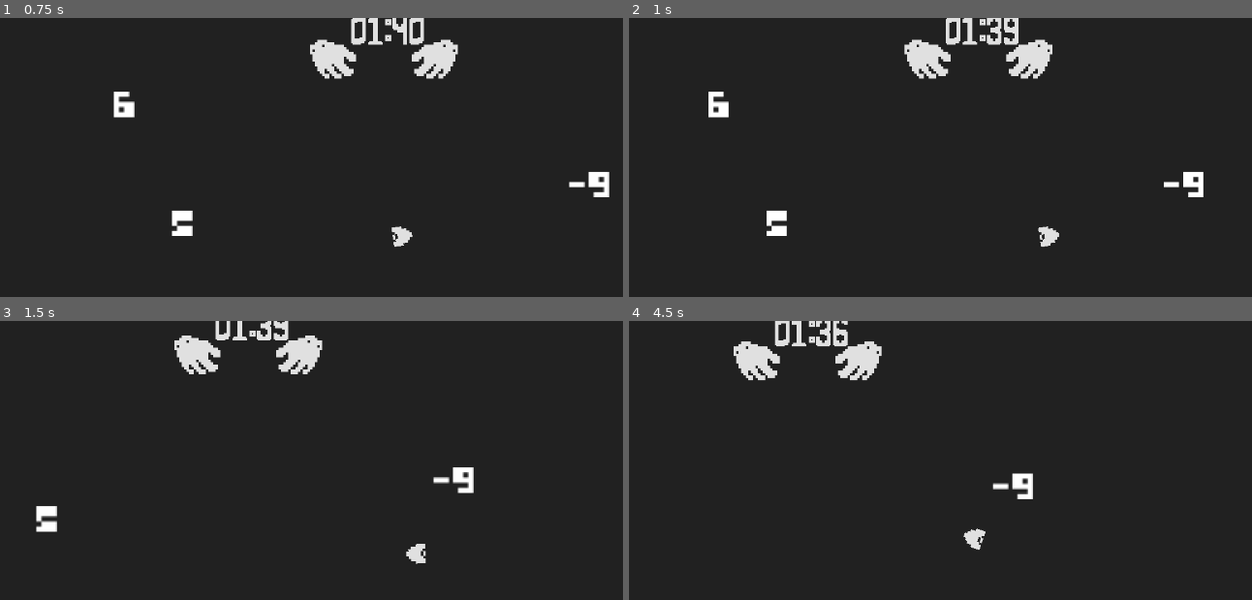
Above: before the commit, frames 1-4 (two rows, left to right).
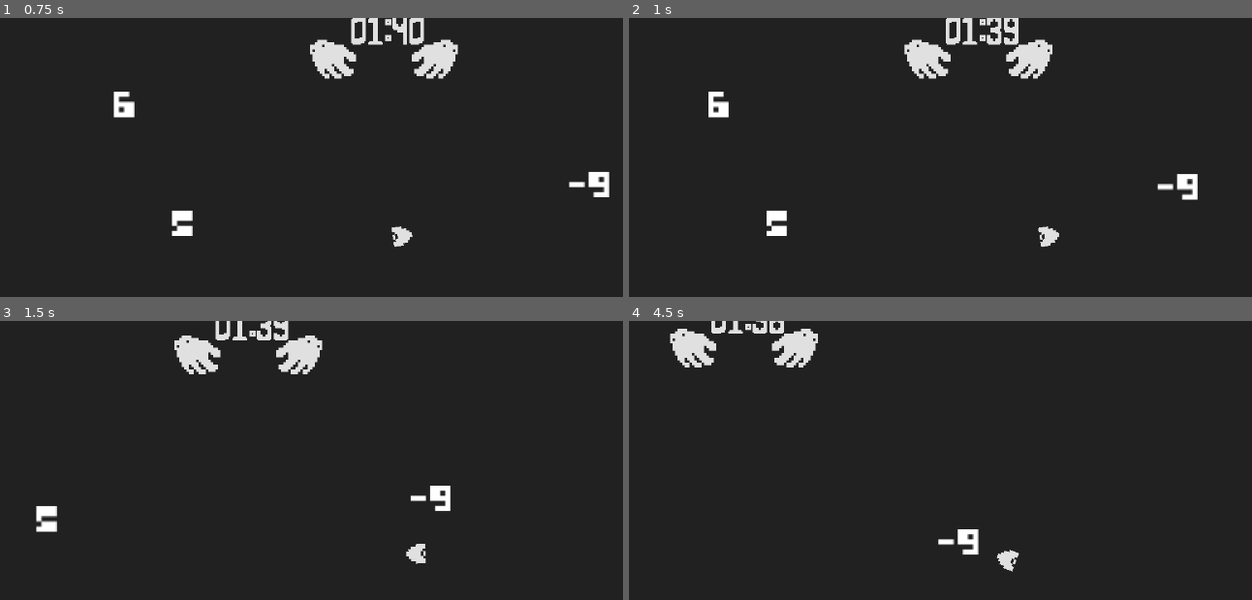
Above: after the commit, the same moments.

Repository: martinvasquez1/gmtk-2026
Game: Godot game, scene res://scenes/main.tscn
The game is run twice, just before and just after one commit, with the same random seed, the same clock (stepped at 60 frames per second) and the same inputs.
Inputs (mouse positions are in pixels of both pictures, inside the frame that each line leads up to):
- Up to frame 1 (0.75 s): tap Enter at 0.5 s; move the mouse to (560, 213) at 0.52 s; hold D (right) from 0.53 s (still down)
- Up to frame 2 (1 s): keep holding D (right)
- Up to frame 3 (1.5 s): move the mouse to (230, 560) at 1.27 s; release D (right) at 1.28 s; hold S (down) from 1.28 s (still down)
- Up to frame 4 (4.5 s): move the mouse to (1096, 443) at 2.02 s; release S (down) at 2.03 s; hold D (right) 2.03-2.78 s; move the mouse to (outside the picture) at 2.77 s; hold W (up) 2.78-3.53 s; move the mouse to (outside the picture) at 3.52 s; hold A (left) from 3.53 s (still down); move the mouse to (784, 474) at 4.27 s

Frame 1 is identical in both runs. In frame 2, 0.4% of the frame differs, in the area x 84-93%, y 55-66%; in frame 3, 0.6%; in frame 4, 4.2%, in the area x 6-65%, y 0-90%.

Commit message:
Add enemy number movement

Diff:
--- a/characters/enemy_number/enemy_number.gd
+++ b/characters/enemy_number/enemy_number.gd
@@ -1,9 +1,11 @@
 class_name EnemyNumber
 extends CharacterBody2D
 
+@export var speed: float = 20.0
 @export var label: Label
 
 var value: int
+var player_node: Player = null
 
 func _ready() -> void:
 	var random_num: int = randi_range(-9, 9)
@@ -11,5 +13,23 @@
 	value = random_num
 	label.text = str(value)
 
+func _physics_process(delta: float) -> void:
+	if not player_node:
+		return
+
+	var target_position: Vector2 = player_node.global_position
+	var direction = self.global_position.direction_to(target_position)
+
+	velocity = speed * direction
+	move_and_slide()
+
 func _on_shoot_timeout() -> void:
 	print("Spawn simple projectile")
+
+func _on_player_detection_body_entered(body: Node2D) -> void:
+	if body is Player:
+		player_node = body
+
+func _on_player_detection_body_exited(body: Node2D) -> void:
+	if body is Player:
+		player_node = null
--- a/characters/enemy_number/enemy_number.tscn
+++ b/characters/enemy_number/enemy_number.tscn
@@ -4,6 +4,9 @@
 [ext_resource type="Script" uid="uid://tp8r1ribgduk" path="res://characters/enemy_number/enemy_number.gd" id="1_ky2cb"]
 
 [sub_resource type="CircleShape2D" id="CircleShape2D_stnd7"]
+
+[sub_resource type="CircleShape2D" id="CircleShape2D_5gqeb"]
+radius = 64.0
 
 [node name="EnemyNumber" type="CharacterBody2D" unique_id=1444321047 node_paths=PackedStringArray("label")]
 script = ExtResource("1_ky2cb")
@@ -25,4 +28,12 @@
 
 [node name="Shoot" type="Timer" parent="." unique_id=520294447]
 
+[node name="PlayerDetection" type="Area2D" parent="." unique_id=1251714062]
+
+[node name="CollisionShape2D" type="CollisionShape2D" parent="PlayerDetection" unique_id=735071775]
+shape = SubResource("CircleShape2D_5gqeb")
+debug_color = Color(0.73863095, 0.22219276, 0.99999994, 0.41960785)
+
 [connection signal="timeout" from="Shoot" to="." method="_on_shoot_timeout"]
+[connection signal="body_entered" from="PlayerDetection" to="." method="_on_player_detection_body_entered"]
+[connection signal="body_exited" from="PlayerDetection" to="." method="_on_player_detection_body_exited"]
